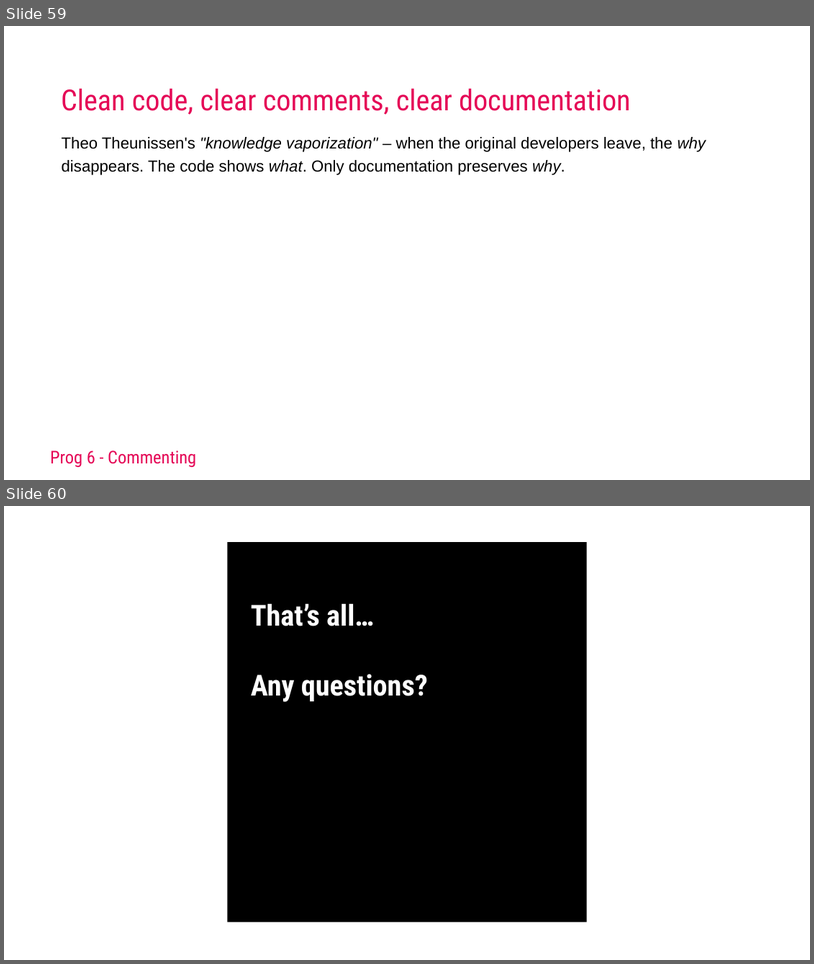
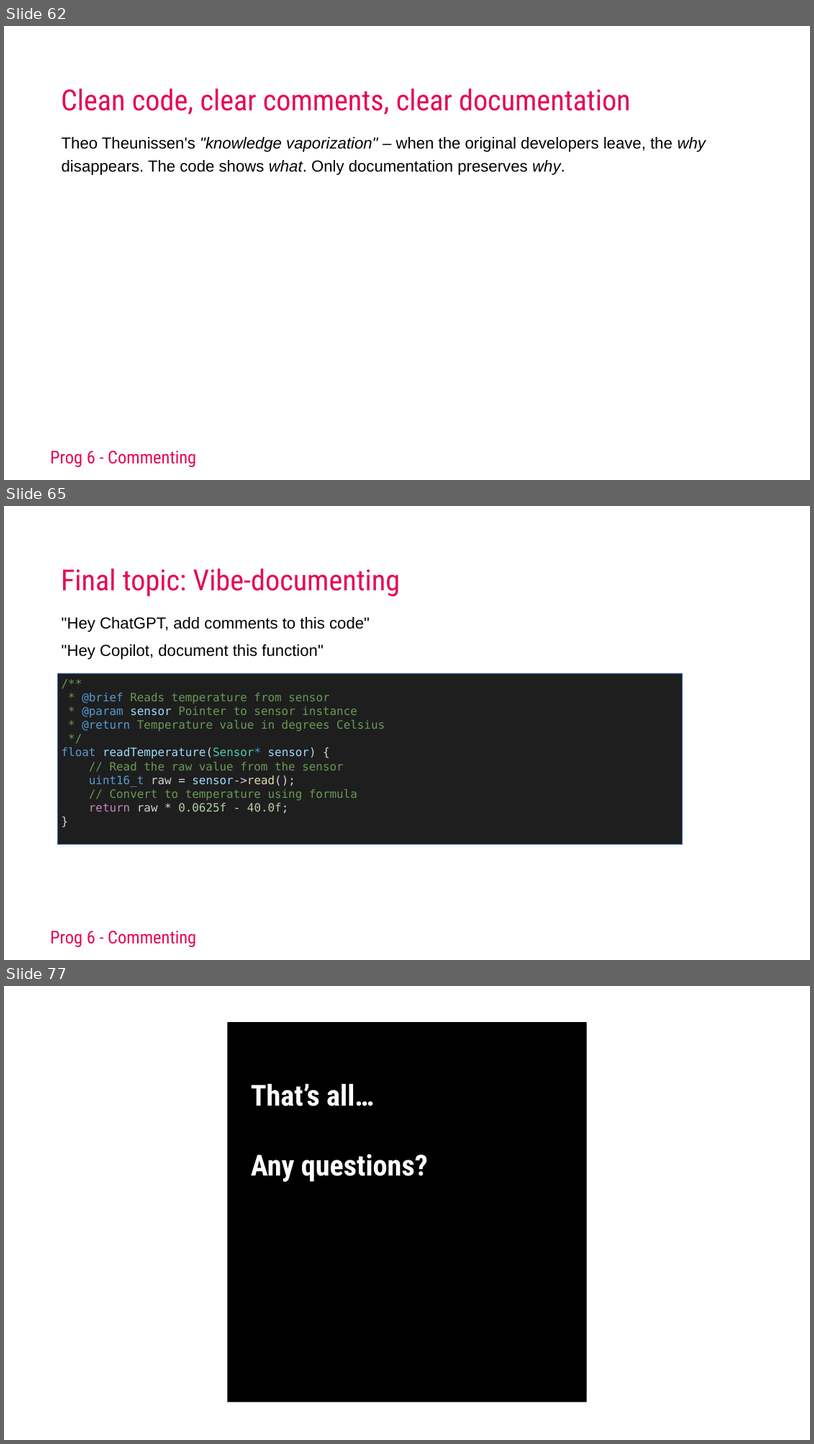
Before and after one commit to AEAEmbedded/ESE_PROG, a slide deck: Workshops/Commenting/Keynotes/Workshop Commenting 2025.pptx. Shown one above the other, each under a label of ours: slides 59 and 60 before the commit, slides 62, 65 and 77 after it; the slides between them are not shown. The pictures are 814x964 and 814x1444 pixels, drawn with LibreOffice and Linux fonts; fonts in the diff are those of the drawing; background and template pictures are left out. Boxes give left, top, right and bottom in pixels: in the first picture for what was removed or moved away, otherwise in the second. Text is boxed around its words. In the diff, an @@ line names an element or a change of style, - is before the commit and + after.

```diff
--- a/Workshops/Commenting/Keynotes/Workshop Commenting 2025.pptx
+++ b/Workshops/Commenting/Keynotes/Workshop Commenting 2025.pptx
@@ slide 65 added at (4,506,810,960), background #FFFFFF; not listed: 1 template element that a slide beside it also shows @@
@@ title added at (61,568,401,597), 69 pt, text #E50856 @@
+Final topic: Vibe-documenting
@@ text added at (62,617,370,659), 38 pt, text #000000 @@
+"Hey ChatGPT, add comments to this code"
+"Hey Copilot, document this function"
@@ rectangle added at (58,673,682,844), fill #1E1E1E, outline #4472C4 1 pt @@
@@ text added at (62,692,385,813), 27.3 pt, text #6A9955 @@
+/**
+* @brief Reads temperature from sensor
+* @param sensor Pointer to sensor instance
+* @return Temperature value in degrees Celsius
+*/
+float readTemperature(Sensor* sensor) {
+// Read the raw value from the sensor
+uint16_t raw = sensor->read();
+// Convert to temperature using formula
+return raw * 0.0625f - 40.0f;
+}
@@ what was slide 59 is now slide 62 @@
@@ what was slide 60 is now slide 77 @@
```
Also in this commit, not shown: 16 other slides added, 10 other files.
